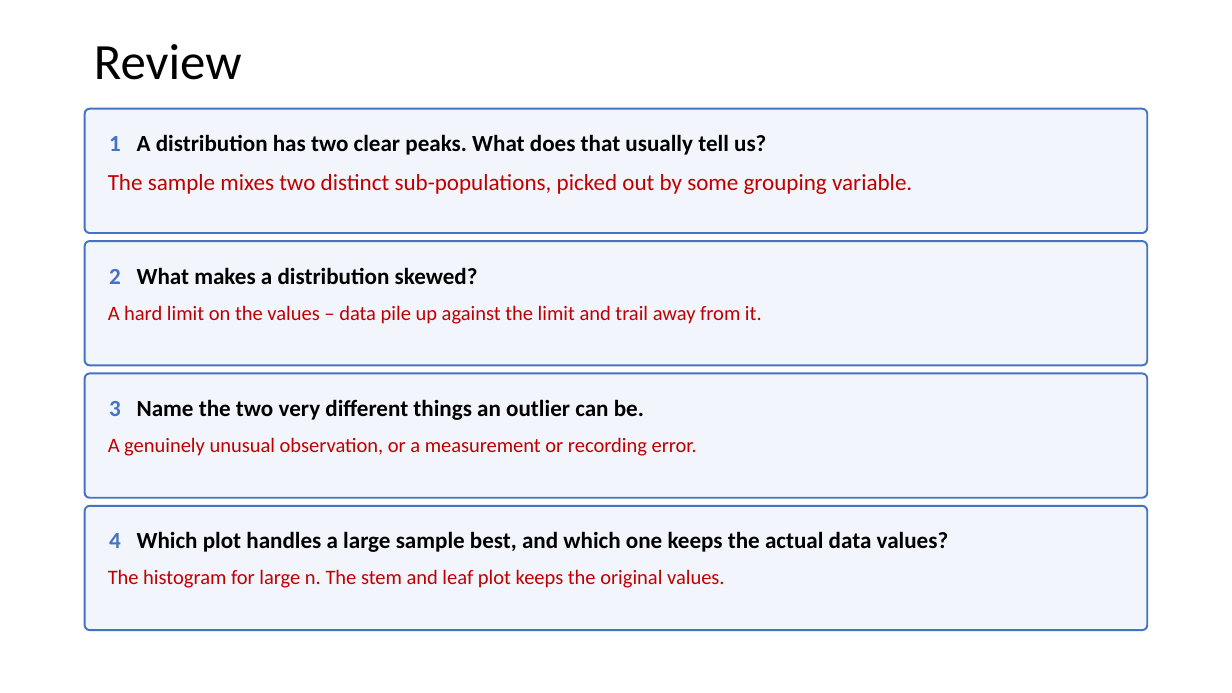
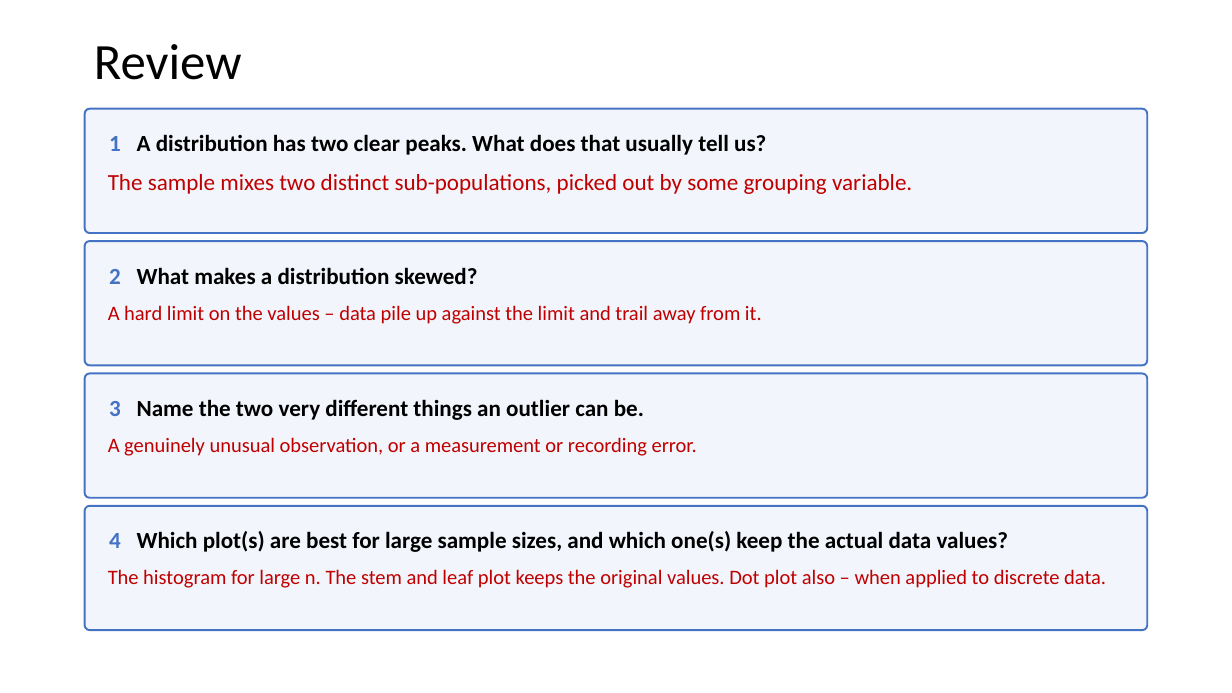
Before and after one commit to Jarred6068/Kvamme_UI_STAT251, a slide deck: slide 2 of docs/lecture_slides/Week 2/Week2_Lecture5_slides_1_19_2024.pptx. Drawn at 1232x693 pixels with LibreOffice and Linux fonts; fonts in the diff are those of the drawing. Boxes give left, top, right and bottom in pixels: in the first picture for what was removed or moved away, otherwise in the second. Text is boxed around its words. In the diff, an @@ line names an element or a change of style, - is before the commit and + after.

```diff
--- a/docs/lecture_slides/Week 2/Week2_Lecture5_slides_1_19_2024.pptx
+++ b/docs/lecture_slides/Week 2/Week2_Lecture5_slides_1_19_2024.pptx
@@ text in rounded rectangle at box(109, 531, 1008, 552): text changed @@
-4 Which plot handles a large sample best, and which one keeps the actual data values?
+4 Which plot(s) are best for large sample sizes, and which one(s) keep the actual data values?
@@ text at box(108, 569, 1106, 588): text changed @@
-The histogram for large n. The stem and leaf plot keeps the original values.
+The histogram for large n. The stem and leaf plot keeps the original values. Dot plot also – when applied to discrete data.
```
Also in this commit, not shown: 9 other slides changed, 1 slide added, 4 slides removed, 1 other file.
